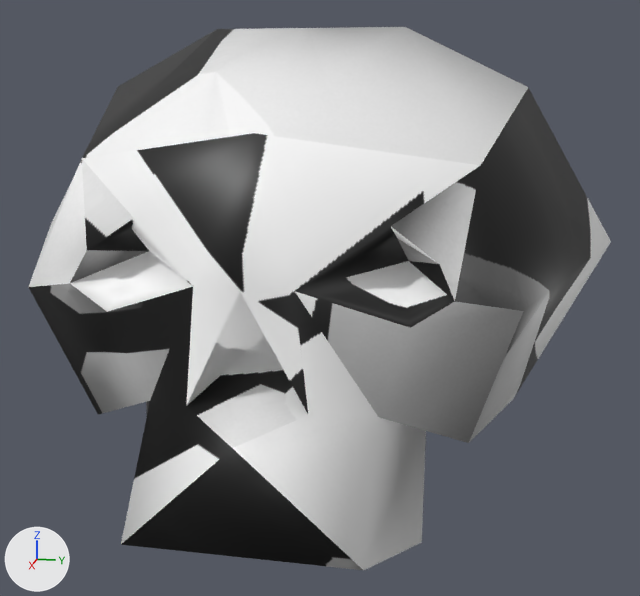
A saved change to the COLLADA model content/GameLegends/Models/Native/Skull.dae.
Before and after are seen from a 50 mm camera at (4.28, 0.89, 1.03) aimed at (0.12, 0.05, -0.01). The lights are fixed; the arrows at lower left show +X, +Y and +Z.
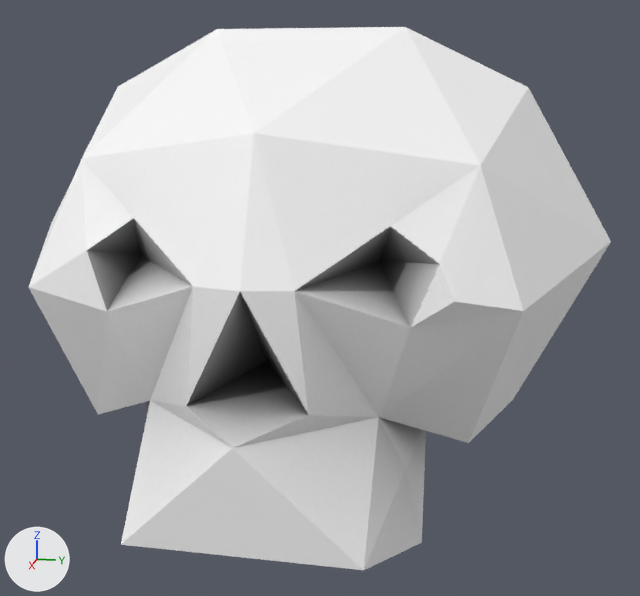
Scene script edits in JSON lines:
```json
{"block": "me_cube", "where": "# used by ob_cube; location = (0.0, 0.0, 0.0)"}
{"op": "remove", "block": "me_cube", "code": "me_cube.from_pydata(...)  # 59 vertices, 90 faces; spans x -1.27..1.44, y -1.42..1.42, z -0.92..1.27"}
{"op": "add", "block": "me_cube", "code": "me_cube.from_pydata(...)  # 51 vertices, 76 faces; spans x -1.27..1.44, y -1.42..1.42, z -0.92..1.27"}
{"block": "me_cube", "change": "me_cube part 1"}
{"block": "me_cube", "change": "10 vertices are removed from x -0.52..1.12, y -0.75..0.57, z -0.45..0.89"}
{"block": "me_cube", "change": "29 faces are deleted"}
{"block": "me_cube", "change": "1 vertex moves from x 0.65, y 0.0, z 0.03 to x 0.95, y 0.0, z -0.07"}
{"block": "me_cube", "change": "2 vertices are added at (0.89, -0.55, 0.33), (0.87, 0.44, 0.34)"}
{"block": "me_cube", "change": "15 new faces join them"}
{"block": "me_cube", "change": "me_cube part 2: 61 kept faces spanning x -1.27..1.44, y -1.42..1.42, z -0.92..1.27 get new texture (UV) coordinates"}
{"block": "me_cube", "change": "me_cube part 3: the surface is now shaded flat"}
```

Location of each change, [x1, y1, x2, y2] in pixels of the pictures (640 x 596 px):
```json
{"part": 1, "of": "me_cube", "change": "cut back", "before": [29, 218, 455, 448], "after": [29, 218, 455, 448]}
{"part": 2, "of": "me_cube", "change": "surface changed", "before": [29, 27, 611, 570], "after": [29, 27, 611, 570]}
```
